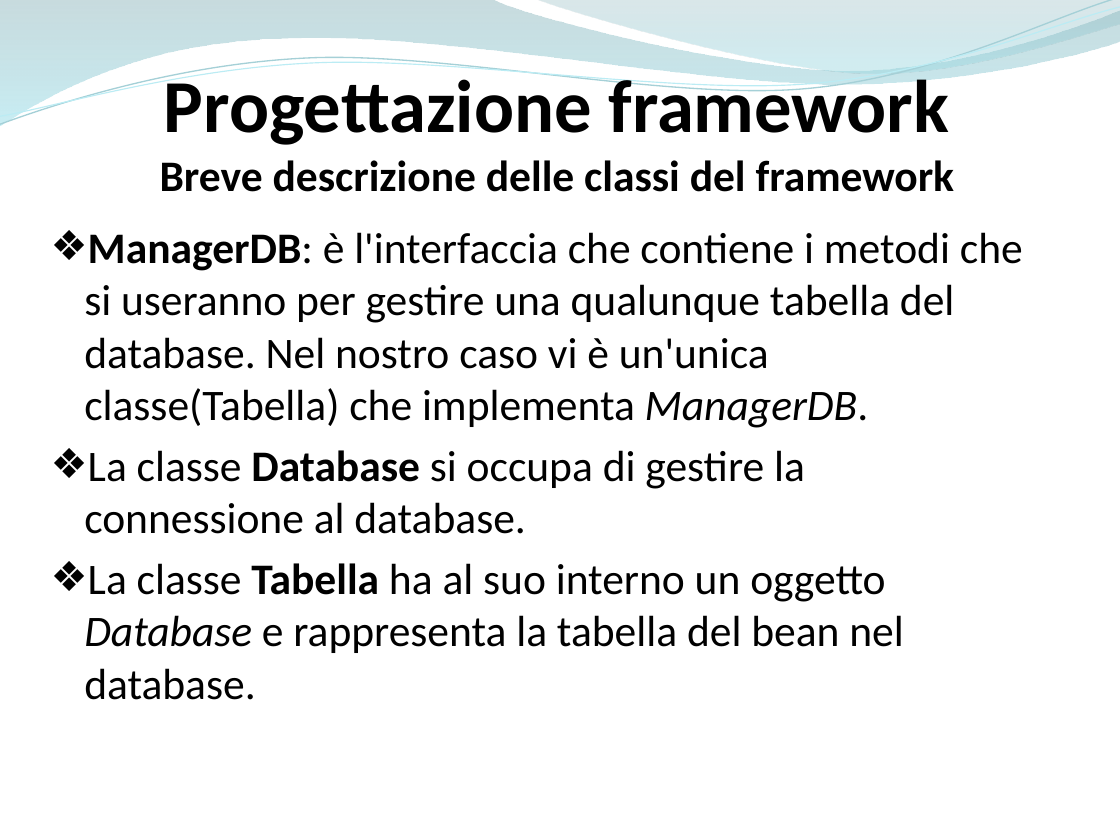
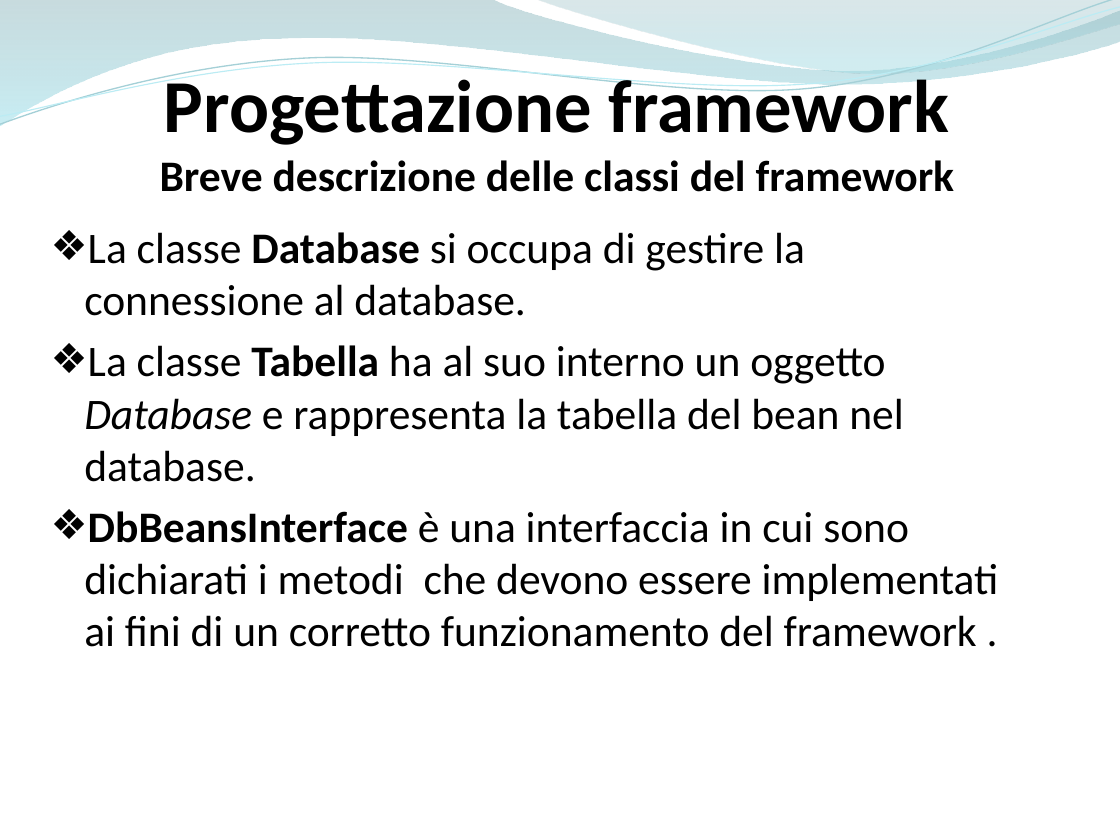
Before and after one commit to ammirate/at-silo, a slide deck: slide 65 of Presentazione/Atsilo1/[BOZZA] Atsilo_A_PresentazioneFinale copia.pptx. Drawn at 1120x840 pixels with LibreOffice and Linux fonts; fonts in the diff are those of the drawing. Boxes give left, top, right and bottom in pixels: in the first picture for what was removed or moved away, otherwise in the second. Text is boxed around its words. In the diff, an @@ line names an element or a change of style, - is before the commit and + after.

```diff
--- a/Presentazione/Atsilo1/[BOZZA] Atsilo_A_PresentazioneFinale copia.pptx
+++ b/Presentazione/Atsilo1/[BOZZA] Atsilo_A_PresentazioneFinale copia.pptx
@@ text at bbox=[84, 232, 1023, 428]: paragraph removed @@
-❖ ManagerDB: è l'interfaccia che contiene i metodi che si useranno per gestire una qualunque tabella del database. Nel nostro caso vi è un'unica classe(Tabella) che implementa ManagerDB.
@@ text at bbox=[84, 511, 999, 647]: paragraph added @@
+❖ DbBeansInterface è una interfaccia in cui sono dichiarati i metodi che devono essere implementati ai fini di un corretto funzionamento del framework .
```
Also in this commit, not shown: 2 other slides changed.
